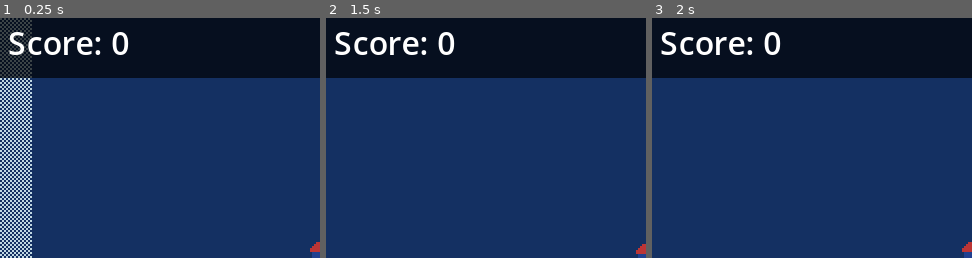
Above: before the commit, frames 1-3 (left to right).
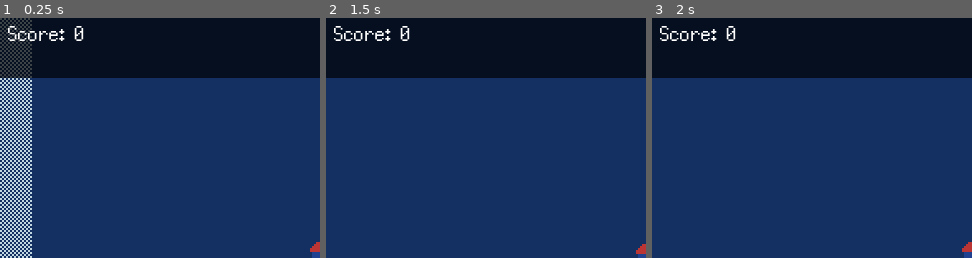
Above: after the commit, the same moments.

Repository: daysantace/pow-robot
Game: Godot game, scene res://scenes/scenes/levels/super-plumbing-bros/level-1.tscn
Two runs of this game, one before a commit and one after it. Both use one fixed random seed, a clock stepped at 60 frames per second and the inputs below. This scene is started directly instead of the project's main scene.
Inputs (mouse positions are % of the whole screen's width and height, from its top left):
- Up to frame 1 (0.25 s): no input
- Up to frame 2 (1.5 s): tap Enter (control_enter) at 0.5, 1.35 s; move the mouse to (72, 45) at 0.52 s; hold D (movement_right) from 0.53 s (still down); click (72, 45) at 0.6 s; tap Space (movement_jump) at 0.77 s; move the mouse to (30, 55) at 1.27 s
- Up to frame 3 (2 s): keep holding D (movement_right); tap Space (movement_jump) at 1.52 s
The pictures show only the part of the screen within x 0-50%, y 0-50%; the shares and areas given below are measured in that part.

The runs differ from the first frame. In frame 1, 1.8% of the frame differs, in the area x 2-41%, y 3-16%; in frame 2, 1.8%; in frame 3, 1.8%.
Error after the commit: Invalid assignment of property or key 'text' with value of type 'String' on a base object of type 'null instance'. (res://scripts/items/text.gd:8)

Commit message:
menu and godot 4.2

Diff:
--- a/src/assets/miscfiles/themes/gui.tres
+++ b/src/assets/miscfiles/themes/gui.tres
@@ -1,3 +1,19 @@
-[gd_resource type="Theme" format=3 uid="uid://bupf44qy18u22"]
+[gd_resource type="Theme" load_steps=3 format=3 uid="uid://bupf44qy18u22"]
+
+[ext_resource type="FontFile" uid="uid://18wu6ucj1a33" path="res://assets/miscfiles/themes/silver.ttf" id="1_nyijh"]
+
+[sub_resource type="StyleBoxEmpty" id="StyleBoxEmpty_kyevq"]
 
 [resource]
+Button/fonts/font = ExtResource("1_nyijh")
+Label/colors/font_color = Color(1, 1, 1, 1)
+Label/colors/font_outline_color = Color(1, 1, 1, 1)
+Label/colors/font_shadow_color = Color(0, 0, 0, 0)
+Label/constants/line_spacing = 3
+Label/constants/outline_size = 0
+Label/constants/shadow_offset_x = 1
+Label/constants/shadow_offset_y = 1
+Label/constants/shadow_outline_size = 1
+Label/font_sizes/font_size = 16
+Label/fonts/font = ExtResource("1_nyijh")
+Label/styles/normal = SubResource("StyleBoxEmpty_kyevq")
--- a/src/project.godot
+++ b/src/project.godot
@@ -11,8 +11,8 @@
 [application]
 
 config/name="POW! ROBOT"
-run/main_scene="res://scenes/scenes/levels/worldmap.tscn"
-config/features=PackedStringArray("4.1", "Mobile")
+run/main_scene="res://scenes/scenes/menu/title.tscn"
+config/features=PackedStringArray("4.2", "Mobile")
 
 [autoload]
 
--- a/src/scenes/objects/items/text.tscn
+++ b/src/scenes/objects/items/text.tscn
@@ -5,7 +5,3 @@
 [node name="text" type="Node2D"]
 script = ExtResource("1_jk3u8")
 text = "This is corrupted data."
-
-[node name="text" type="Label" parent="."]
-offset_right = 40.0
-offset_bottom = 23.0
--- /dev/null
+++ b/src/scenes/scenes/menu/credits.tscn
@@ -0,0 +1,75 @@
+[gd_scene load_steps=3 format=3 uid="uid://dikafxcdvvt3v"]
+
+[ext_resource type="Theme" uid="uid://bupf44qy18u22" path="res://assets/miscfiles/themes/gui.tres" id="1_8hr7d"]
+[ext_resource type="Script" path="res://scripts/menu/button.gd" id="2_brkg7"]
+
+[node name="credits" type="Node2D"]
+
+[node name="back" type="Button" parent="."]
+offset_left = 16.0
+offset_top = 16.0
+offset_right = 56.0
+offset_bottom = 56.0
+theme = ExtResource("1_8hr7d")
+theme_override_font_sizes/font_size = 19
+text = "←"
+script = ExtResource("2_brkg7")
+to_scene = "menu/title.tscn"
+
+[node name="text" type="Node" parent="."]
+
+[node name="1" type="Label" parent="text"]
+offset_left = 24.0
+offset_top = 72.0
+offset_right = 237.0
+offset_bottom = 96.0
+theme = ExtResource("1_8hr7d")
+theme_override_font_sizes/font_size = 19
+text = "Created by daysant"
+
+[node name="2" type="Label" parent="text"]
+offset_left = 24.0
+offset_top = 88.0
+offset_right = 237.0
+offset_bottom = 112.0
+theme = ExtResource("1_8hr7d")
+theme_override_font_sizes/font_size = 19
+text = "Copyleft (ɔ) 2024, some rights reserved"
+
+[node name="3" type="Label" parent="text"]
+offset_left = 24.0
+offset_top = 104.0
+offset_right = 237.0
+offset_bottom = 128.0
+theme = ExtResource("1_8hr7d")
+theme_override_font_sizes/font_size = 19
+text = "Licenced under the Affero GPL v3.0 (or later)"
+
+[node name="4" type="Label" parent="text"]
+offset_left = 24.0
+offset_top = 128.0
+offset_right = 237.0
+offset_bottom = 152.0
+theme = ExtResource("1_8hr7d")
+theme_override_font_sizes/font_size = 19
+text = "Made with Godot 4.2"
+
+[node name="5" type="Label" parent="text"]
+offset_left = 24.0
+offset_top = 152.0
+offset_right = 263.0
+offset_bottom = 176.0
+theme = ExtResource("1_8hr7d")
+theme_override_font_sizes/font_size = 19
+text = "THIS SOFTWARE IS PROVIDED EXACTLY \"AS IS\","
+
+[node name="6" type="Label" parent="text"]
+offset_left = 24.0
+offset_top = 168.0
+offset_right = 263.0
+offset_bottom = 192.0
+theme = ExtResource("1_8hr7d")
+theme_override_font_sizes/font_size = 19
+text = "WITHOUT WARRANTY OF ANY KIND, IMPLIED OR EXPLICIT."
+
+[connection signal="pressed" from="back" to="back" method="_on_pressed"]
--- /dev/null
+++ b/src/scenes/scenes/menu/title.tscn
@@ -0,0 +1,66 @@
+[gd_scene load_steps=5 format=3 uid="uid://rtcdp2y4ucss"]
+
+[ext_resource type="FontFile" uid="uid://18wu6ucj1a33" path="res://assets/miscfiles/themes/silver.ttf" id="1_o5pfg"]
+[ext_resource type="Theme" uid="uid://bupf44qy18u22" path="res://assets/miscfiles/themes/gui.tres" id="1_puqd0"]
+[ext_resource type="Script" path="res://scripts/menu/button.gd" id="3_whcxb"]
+
+[sub_resource type="GDScript" id="GDScript_aqjyb"]
+resource_name = "linktogh"
+script/source = "extends Button
+
+func _on_pressed():
+	OS.shell_open(\"https://github.com/daysantace/pow-robot\")
+"
+
+[node name="title" type="Node2D"]
+
+[node name="ver" type="Label" parent="."]
+offset_left = 8.0
+offset_top = 216.0
+offset_right = 226.0
+offset_bottom = 240.0
+theme = ExtResource("1_puqd0")
+theme_override_fonts/font = ExtResource("1_o5pfg")
+theme_override_font_sizes/font_size = 19
+text = "Version pre-prototype 1.2 / Dev branch"
+
+[node name="title" type="Label" parent="."]
+offset_left = 8.0
+offset_right = 179.0
+offset_bottom = 66.0
+theme_override_fonts/font = ExtResource("1_o5pfg")
+theme_override_font_sizes/font_size = 57
+text = "POW! Robot"
+horizontal_alignment = 1
+
+[node name="button" type="VBoxContainer" parent="."]
+offset_left = 32.0
+offset_top = 80.0
+offset_right = 168.0
+offset_bottom = 200.0
+theme = ExtResource("1_puqd0")
+
+[node name="play" type="Button" parent="button"]
+layout_mode = 2
+theme = ExtResource("1_puqd0")
+theme_override_font_sizes/font_size = 19
+text = "Play"
+script = ExtResource("3_whcxb")
+to_scene = "levels/worldmap.tscn"
+
+[node name="credits" type="Button" parent="button"]
+layout_mode = 2
+theme_override_font_sizes/font_size = 19
+text = "Credits"
+script = ExtResource("3_whcxb")
+to_scene = "menu/credits.tscn"
+
+[node name="source" type="Button" parent="button"]
+layout_mode = 2
+theme_override_font_sizes/font_size = 19
+text = "GitHub"
+script = SubResource("GDScript_aqjyb")
+
+[connection signal="pressed" from="button/play" to="button/play" method="_on_pressed"]
+[connection signal="pressed" from="button/credits" to="button/credits" method="_on_pressed"]
+[connection signal="pressed" from="button/source" to="button/source" method="_on_pressed"]
--- a/src/scripts/items/text.gd
+++ b/src/scripts/items/text.gd
@@ -1,8 +1,8 @@
 extends Node
 
 # text
-@export var text : String = ""
+@export var text : String = "" # text to display
 @onready var label=$text
 
-func _process(_delta):
+func _ready():
 	label.text=text
--- /dev/null
+++ b/src/scripts/menu/button.gd
@@ -0,0 +1,6 @@
+extends Button
+
+@export var to_scene : String = "" # relative to res://scenes/scenes/.
+
+func _on_pressed():
+	get_tree().change_scene_to_file("res://scenes/scenes/"+to_scene)
--- /dev/null
+++ b/src/scripts/menu/titlevbox.gd
@@ -0,0 +1,3 @@
+extends VBoxContainer
+
+func _process(delta):
Binary file added: src/assets/miscfiles/themes/silver.ttf
Not shown, added: src/assets/miscfiles/themes/silver.ttf.import
Not shown, changed: README.md
